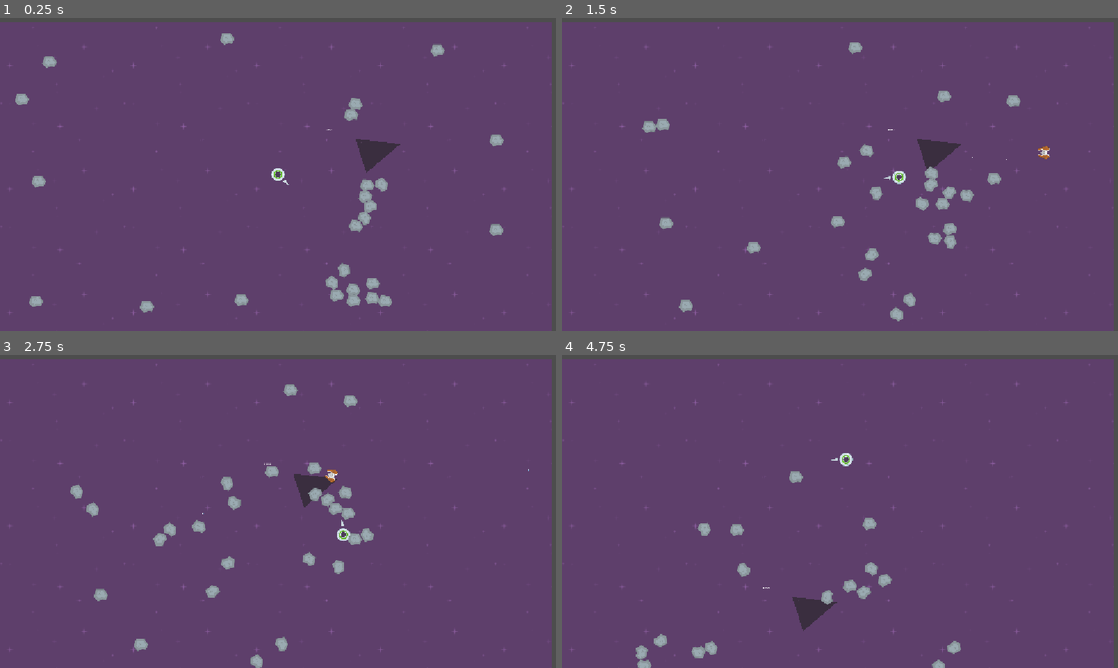
Above: before the commit, frames 1-4 (two rows, left to right).
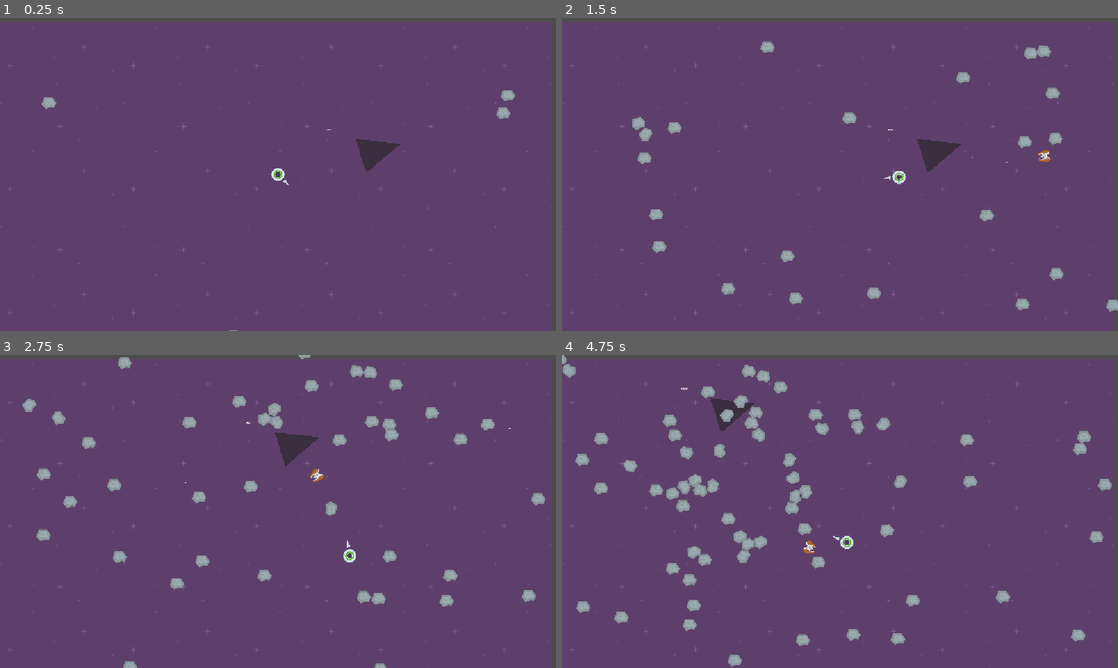
Above: after the commit, the same moments.

Repository: BlackSabre/SpeedySaucer
Game: Godot game, scene res://scenes/game/game.tscn
Same seed, same stepped clock (60 frames per second), same inputs: the game is played once before the commit and once after it. Before the commit the project starts from res://scenes/levels/level_1.tscn.
Inputs (mouse positions are in pixels of both pictures, inside the frame that each line leads up to):
- Up to frame 1 (0.25 s): no input
- Up to frame 2 (1.5 s): move the mouse to (962, 158) at 0.52 s; hold D (move_right) 0.53-1.28 s; click (962, 158) at 0.67 s; move the mouse to (728, 190) at 1.27 s; hold S (move_down) from 1.28 s (still down)
- Up to frame 3 (2.75 s): move the mouse to (333, 442) at 2.02 s; release S (move_down) at 2.03 s; hold D (move_right) from 2.03 s (still down)
- Up to frame 4 (4.75 s): move the mouse to (812, 574) at 2.77 s; release D (move_right) at 2.78 s; hold W (move_up) 2.78-3.53 s; click (812, 574) at 2.92 s; move the mouse to (1006, 558) at 3.52 s; hold A (move_left) from 3.53 s (still down); move the mouse to (673, 464) at 4.27 s

The runs differ from the first frame. In frame 1, 2.1% of the frame differs, in the area x 2-93%, y 4-100%; in frame 2, 3.6%; in frame 3, 5.8%; in frame 4, 6.9%, in the area x 0-99%, y 0-100%.

Commit message:
Added movement for Meteors and random spawning on edge of screen

Diff:
--- a/project.godot
+++ b/project.godot
@@ -11,7 +11,7 @@
 [application]
 
 config/name="SpeedySaucerFixed"
-run/main_scene="uid://dp2j8nl5borfm"
+run/main_scene="uid://bvdwu5051tu07"
 config/features=PackedStringArray("4.7", "Forward Plus")
 config/icon="res://icon.svg"
 
@@ -23,7 +23,6 @@
 [display]
 
 window/stretch/mode="canvas_items"
-window/stretch/aspect="expand"
 
 [global_group]
 
--- a/scenes/entities/enemies/enemy.gd
+++ b/scenes/entities/enemies/enemy.gd
@@ -74,7 +74,8 @@
 	for i: int in get_slide_collision_count():
 		var collision: KinematicCollision2D = get_slide_collision(i)
 		if collision.get_collider() is RigidBody2D:
-			collision.get_collider().apply_central_impulse(-collision.get_normal() * push_force)
+			#collision.get_collider().apply_central_impulse(-collision.get_normal() * push_force)
+			collision.get_collider().apply_impulse(-collision.get_normal() * push_force * 10)
 
 
 
--- a/scenes/entities/obstacles/meteor.gd
+++ b/scenes/entities/obstacles/meteor.gd
@@ -2,26 +2,29 @@
 
 @export var move_speed_base: int = 350
 
-@export var move_speed_max_offset: int = 200
+@export var move_speed_max_offset: int = 250
 @export var debug_outline_thickness: float = 7
 
 @onready var sprite_2d: Sprite2D = $Sprite2D
-@onready var timer: Timer = $Timer
+@onready var outline_timer: Timer = $OutlineTimer
+@onready var despawn_timer: Timer = $DespawnTimer
+
 
 var sprite_material: Material
-
-var current_direction: Vector2
+var spawn_position_max_offset: int = 1000
 
 func _ready():
 	sprite_material = sprite_2d.material
-	timer.timeout.connect(outline_remove)
-	outline_remove()
+	outline_timer.timeout.connect(_outline_remove)
+	despawn_timer.timeout.connect(_despawn)
+	_outline_remove()
 
-	var random_speed_offset: int = randi_range(0, move_speed_max_offset)
+
+func calculate_linear_velocity() -> void:
+	var random_speed_offset: int = randi_range(-move_speed_max_offset, move_speed_max_offset)
 	linear_velocity = _calculate_direction_towards_player() * (move_speed_base + random_speed_offset)
 
 
-var threshold: int = 1000
 func _calculate_direction_towards_player() -> Vector2:
 	var player: Player = get_tree().get_first_node_in_group("Players")
 
@@ -29,17 +32,23 @@
 		return Vector2.ZERO
 
 	var player_global_position: Vector2 = player.global_position
-	var position_near_player: Vector2 = player_global_position + Vector2(randi_range(-threshold, threshold), randi_range(-threshold, threshold))
+	var position_near_player: Vector2 = player_global_position + Vector2(
+		randi_range(-spawn_position_max_offset, spawn_position_max_offset),
+		randi_range(-spawn_position_max_offset, spawn_position_max_offset))
 	var direction: Vector2 = (position_near_player - global_position).normalized()
 	return direction
 
 
 func outline_sprite():
 	sprite_material.set_shader_parameter("outline_thickness", debug_outline_thickness)
-	if timer.time_left > 0:
+	if outline_timer.time_left > 0:
 		return
-	timer.start()
+	outline_timer.start()
 
 
-func outline_remove():
+func _outline_remove():
 	sprite_material.set_shader_parameter("outline_thickness", 0)
+
+
+func _despawn():
+	queue_free()
--- a/scenes/entities/obstacles/meteor.tscn
+++ b/scenes/entities/obstacles/meteor.tscn
@@ -25,6 +25,11 @@
 [node name="CollisionPolygon2D" type="CollisionPolygon2D" parent="." unique_id=1725209434]
 polygon = PackedVector2Array(-32, -39, -48, 9, -22, 39, 10, 27, 33, 31, 47, -1, 22, -39)
 
-[node name="Timer" type="Timer" parent="." unique_id=332119891]
+[node name="OutlineTimer" type="Timer" parent="." unique_id=332119891]
 wait_time = 1.5
 one_shot = true
+
+[node name="DespawnTimer" type="Timer" parent="." unique_id=1937731324]
+wait_time = 20.0
+one_shot = true
+autostart = true
--- /dev/null
+++ b/scenes/game/game.gd
@@ -0,0 +1 @@
+class_name Game extends Node2D
--- /dev/null
+++ b/scenes/game/game.tscn
@@ -0,0 +1,20 @@
+[gd_scene format=3 uid="uid://bvdwu5051tu07"]
+
+[ext_resource type="Script" uid="uid://dqvwruor182bi" path="res://scenes/game/game.gd" id="1_sul5r"]
+[ext_resource type="PackedScene" uid="uid://ccj7if7dkgmgn" path="res://scenes/level_container/level_container.tscn" id="2_0sr1o"]
+[ext_resource type="Script" uid="uid://c15o3vbjbj1b5" path="res://scenes/level_container/level_container.gd" id="3_kelw5"]
+[ext_resource type="Script" uid="uid://cw32i6qtn3ps6" path="res://scenes/obstacles/obstacles.gd" id="4_kelw5"]
+[ext_resource type="PackedScene" uid="uid://dp2j8nl5borfm" path="res://scenes/levels/level_1.tscn" id="4_lfrn8"]
+[ext_resource type="PackedScene" uid="uid://dgt01joijnor1" path="res://scenes/entities/obstacles/meteor.tscn" id="6_5i0tg"]
+
+[node name="Game" type="Node2D" unique_id=1800722346]
+script = ExtResource("1_sul5r")
+
+[node name="LevelContainer" parent="." unique_id=124682404 instance=ExtResource("2_0sr1o")]
+script = ExtResource("3_kelw5")
+
+[node name="Level1" parent="LevelContainer" unique_id=1798295901 instance=ExtResource("4_lfrn8")]
+
+[node name="Obstacles" type="Node" parent="." unique_id=1944567295]
+script = ExtResource("4_kelw5")
+_meteor_scene = ExtResource("6_5i0tg")
--- /dev/null
+++ b/scenes/level_container/level_container.gd
@@ -0,0 +1 @@
+class_name LevelContainer extends Node2D
--- /dev/null
+++ b/scenes/level_container/level_container.tscn
@@ -0,0 +1,3 @@
+[gd_scene format=3 uid="uid://ccj7if7dkgmgn"]
+
+[node name="LevelContainer" type="Node2D" unique_id=124682404]
--- a/scenes/levels/game/game.tscn
+++ /dev/null
@@ -1,3 +0,0 @@
-[gd_scene format=3 uid="uid://bvdwu5051tu07"]
-
-[node name="Game" type="Node2D" unique_id=1800722346]
--- a/scenes/levels/level_1.tscn
+++ b/scenes/levels/level_1.tscn
@@ -66,82 +66,3 @@
 [node name="Meteor" parent="Obstacles" unique_id=1280538884 instance=ExtResource("6_sk5k4")]
 position = Vector2(-635, 1299)
 inertia = 32.87
-
-[node name="Meteor4" parent="Obstacles" unique_id=315579346 instance=ExtResource("6_sk5k4")]
-position = Vector2(308, 1188)
-
-[node name="Meteor5" parent="Obstacles" unique_id=1066401729 instance=ExtResource("6_sk5k4")]
-position = Vector2(187, 1097)
-
-[node name="Meteor3" parent="Obstacles" unique_id=853435240 instance=ExtResource("6_sk5k4")]
-position = Vector2(65, 1082)
-
-[node name="Meteor6" parent="Obstacles" unique_id=1818113626 instance=ExtResource("6_sk5k4")]
-position = Vector2(57, 1012)
-
-[node name="Meteor7" parent="Obstacles" unique_id=708217063 instance=ExtResource("6_sk5k4")]
-position = Vector2(-1984, -540)
-
-[node name="Meteor8" parent="Obstacles" unique_id=998563815 instance=ExtResource("6_sk5k4")]
-position = Vector2(-2194, -233)
-
-[node name="Meteor23" parent="Obstacles" unique_id=1307403695 instance=ExtResource("6_sk5k4")]
-position = Vector2(-1302, 1317)
-
-[node name="Meteor12" parent="Obstacles" unique_id=1916097764 instance=ExtResource("6_sk5k4")]
-position = Vector2(-2078, 313)
-
-[node name="Meteor13" parent="Obstacles" unique_id=450761898 instance=ExtResource("6_sk5k4")]
-position = Vector2(273, 408)
-
-[node name="Meteor14" parent="Obstacles" unique_id=153566619 instance=ExtResource("6_sk5k4")]
-position = Vector2(268, 491)
-
-[node name="Meteor15" parent="Obstacles" unique_id=880805355 instance=ExtResource("6_sk5k4")]
-position = Vector2(271, 571)
-
-[node name="Meteor16" parent="Obstacles" unique_id=366377064 instance=ExtResource("6_sk5k4")]
-position = Vector2(266, 651)
-
-[node name="Meteor17" parent="Obstacles" unique_id=822894122 instance=ExtResource("6_sk5k4")]
-position = Vector2(1263, 778)
-
-[node name="Meteor24" parent="Obstacles" unique_id=1915871595 instance=ExtResource("6_sk5k4")]
-position = Vector2(-777, -625)
-
-[node name="Meteor25" parent="Obstacles" unique_id=1172184504 instance=ExtResource("6_sk5k4")]
-position = Vector2(845, -597)
-
-[node name="Meteor26" parent="Obstacles" unique_id=1636893532 instance=ExtResource("6_sk5k4")]
-position = Vector2(-2128, 1193)
-
-[node name="Meteor18" parent="Obstacles" unique_id=1656856207 instance=ExtResource("6_sk5k4")]
-position = Vector2(271, -221)
-
-[node name="Meteor19" parent="Obstacles" unique_id=305438680 instance=ExtResource("6_sk5k4")]
-position = Vector2(359, 372)
-
-[node name="Meteor20" parent="Obstacles" unique_id=1358321380 instance=ExtResource("6_sk5k4")]
-position = Vector2(1238, 142)
-
-[node name="Meteor21" parent="Obstacles" unique_id=1157344193 instance=ExtResource("6_sk5k4")]
-position = Vector2(264, 726)
-
-[node name="Meteor22" parent="Obstacles" unique_id=360178659 instance=ExtResource("6_sk5k4")]
-position = Vector2(267, -158)
-
-[node name="Meteor2" parent="Obstacles" unique_id=1143422152 instance=ExtResource("6_sk5k4")]
-position = Vector2(423.0001, 1279.0001)
-rotation = -0.0046031075
-
-[node name="Meteor9" parent="Obstacles" unique_id=430713584 instance=ExtResource("6_sk5k4")]
-position = Vector2(294, 1293)
-rotation = -0.0046031075
-
-[node name="Meteor10" parent="Obstacles" unique_id=1122485449 instance=ExtResource("6_sk5k4")]
-position = Vector2(172.00002, 1201)
-rotation = -0.0046031075
-
-[node name="Meteor11" parent="Obstacles" unique_id=1992136910 instance=ExtResource("6_sk5k4")]
-position = Vector2(172.00002, 1201)
-rotation = -0.0046031075
--- /dev/null
+++ b/scenes/obstacles/obstacles.gd
@@ -0,0 +1,50 @@
+class_name Obstacles extends Node
+
+
+@export var _meteor_scene: PackedScene
+
+var _spawn_timer: float = 0.0
+@export var _spawn_interval: float = 0.05
+
+func _ready() -> void:
+	#calculate_random_obstacle_position()
+	#create_random_obstacle()
+	pass
+
+
+
+func _physics_process(delta: float) -> void:
+	_spawn_timer += delta
+	if _spawn_timer > _spawn_interval:
+		spawn_random_obstacle()
+		_spawn_timer = 0.0
+
+
+func spawn_random_obstacle():
+	var meteor_instance: Meteor = _meteor_scene.instantiate()
+	add_child(meteor_instance)
+	meteor_instance.global_position = _calculate_random_position()
+	meteor_instance.calculate_linear_velocity()
+
+
+func _calculate_random_position() -> Vector2:
+	var camera_position: Vector2 = get_viewport().get_camera_2d().global_position
+	var screen_size: Vector2 = get_window().size
+	var spawn_at_bottom_or_top_edge = randi_range(0, 1)
+	var x_spawn_position: int = 0
+	var y_spawn_position: int = 0
+
+	if spawn_at_bottom_or_top_edge:
+		x_spawn_position = randi_range(
+			int(camera_position.x - screen_size.x * 2),
+			int(camera_position.x + screen_size.x * 2)
+		)
+		y_spawn_position = camera_position.y + screen_size.y * 2 * [-1, 1].pick_random()
+	else:
+		x_spawn_position = camera_position.x + screen_size.x * 2 * [-1, 1].pick_random()
+		y_spawn_position = randi_range(
+			int(camera_position.y - screen_size.y * 2),
+			int(camera_position.y + screen_size.y * 2)
+		)
+
+	return Vector2(x_spawn_position, y_spawn_position)
Not shown, added: scenes/game/game.gd.uid
Not shown, added: scenes/level_container/level_container.gd.uid
Not shown, added: scenes/obstacles/obstacles.gd.uid
